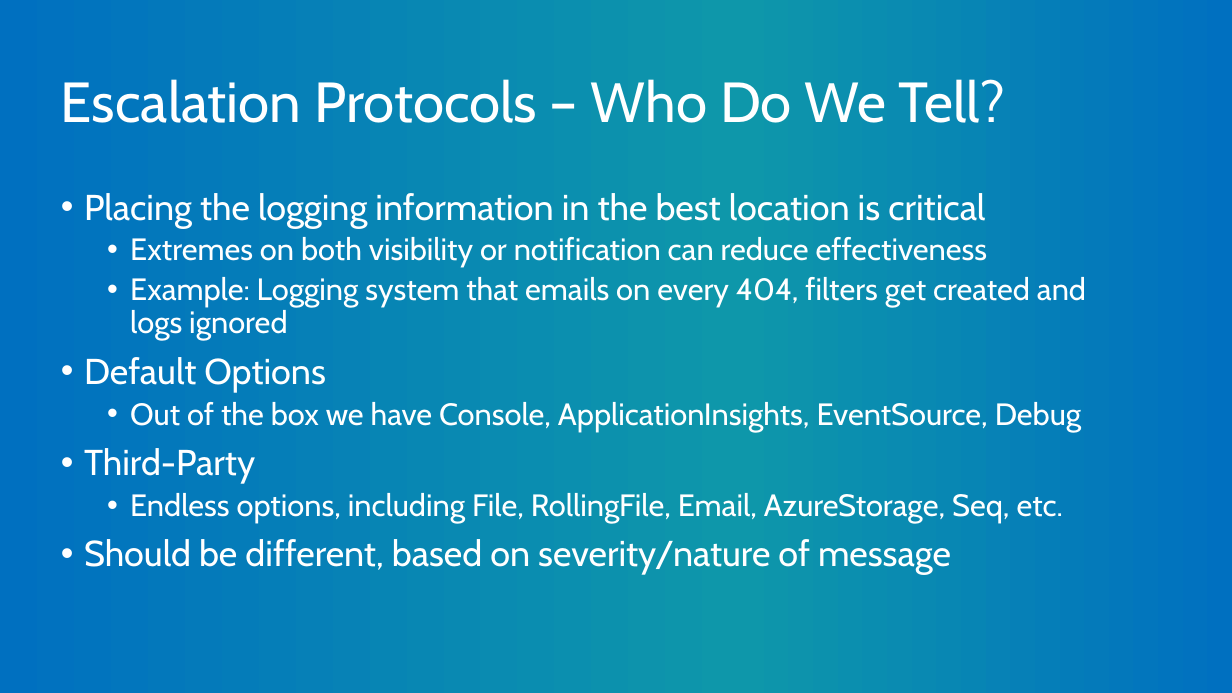
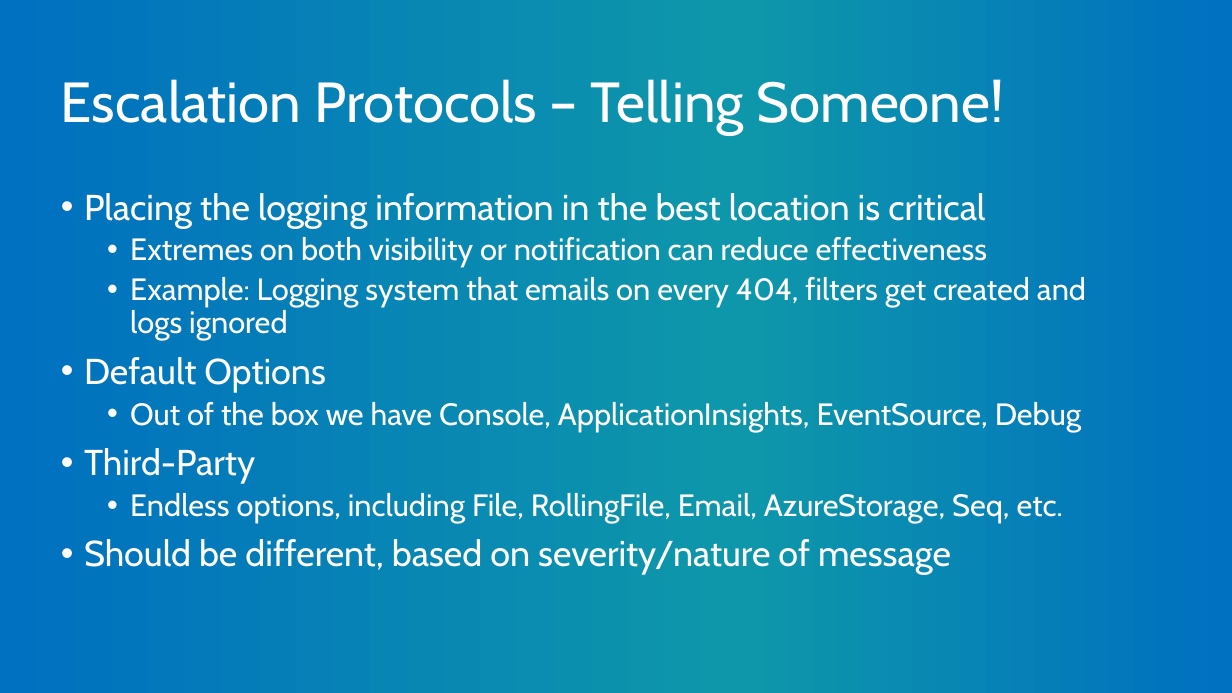
Before and after one commit to mitchelsellers/dotnetcoreloggingdemo, a slide deck: slide 8 of Presentation/But It Was Logged.pptx. Drawn at 1232x693 pixels with LibreOffice and Linux fonts; fonts in the diff are those of the drawing; background and template pictures are left out. Boxes give left, top, right and bottom in pixels: in the first picture for what was removed or moved away, otherwise in the second. Text is boxed around its words. In the diff, an @@ line names an element or a change of style, - is before the commit and + after.

```diff
--- a/Presentation/But It Was Logged.pptx
+++ b/Presentation/But It Was Logged.pptx
@@ title at [61,79,1004,135]: text changed @@
-Escalation Protocols – Who Do We Tell?
+Escalation Protocols – Telling Someone!
```
Also in this commit, not shown: 3 other slides changed.
